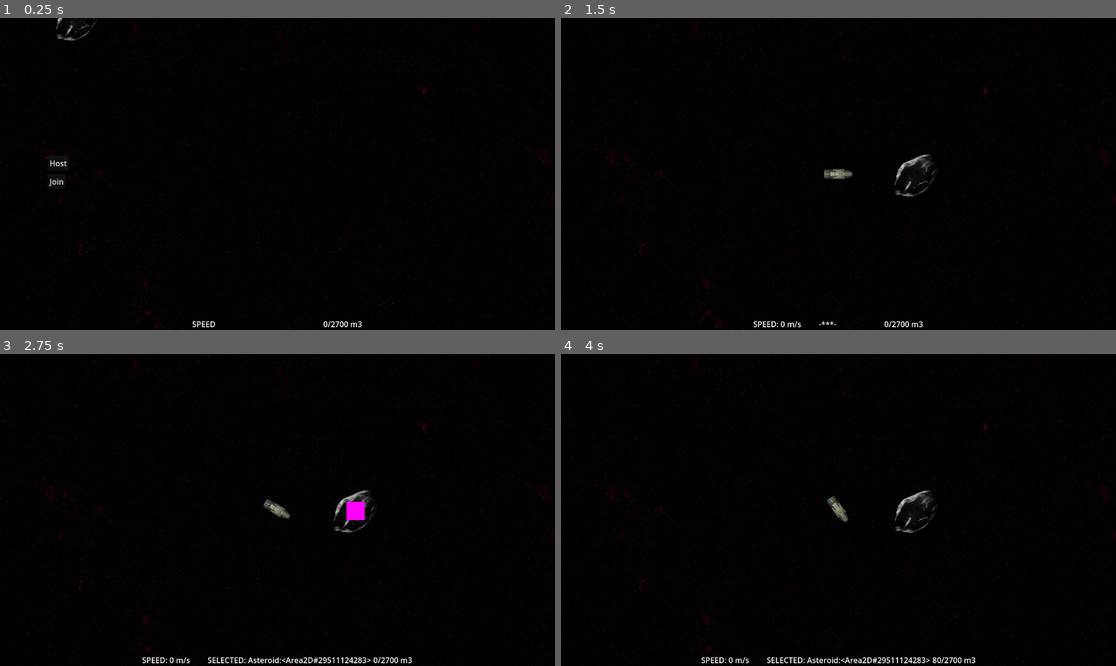
Above: before the commit, frames 1-4 (two rows, left to right).
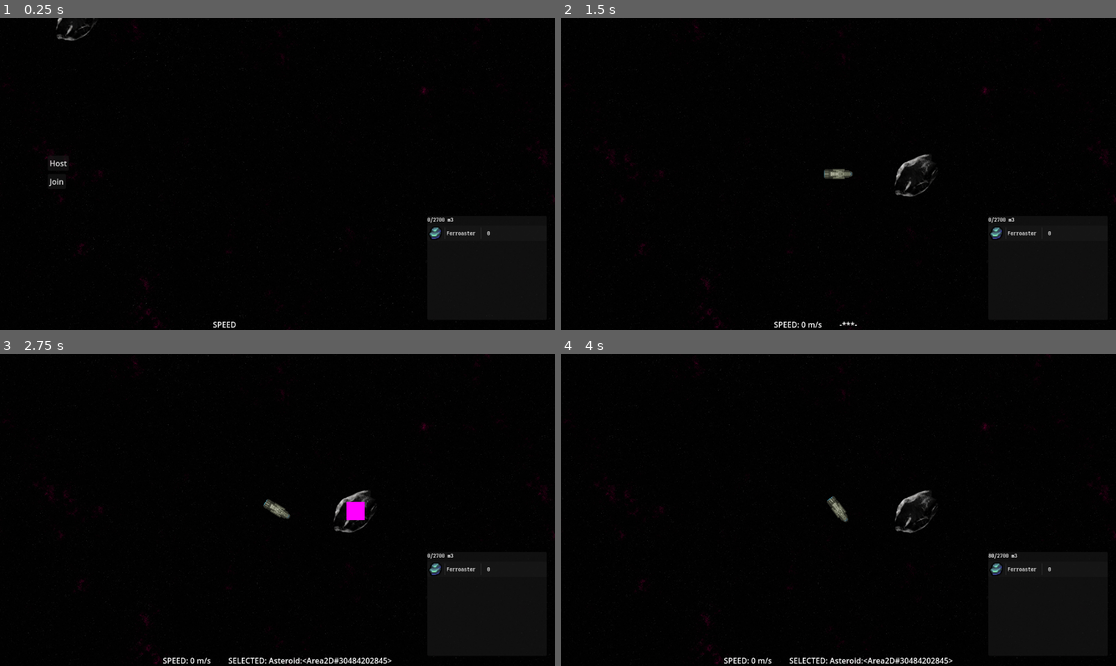
Above: after the commit, the same moments.

Repository: maxwelljens/fractalfrontiers
Game: Godot game, scene res://multi_test.tscn
Same seed, same stepped clock (60 frames per second), same inputs: the game is played once before the commit and once after it.
Inputs (mouse positions are in pixels of both pictures, inside the frame that each line leads up to):
- Up to frame 1 (0.25 s): no input
- Up to frame 2 (1.5 s): click (1049, 233) at 0.52 s; click "Host" at 1.25 s
- Up to frame 3 (2.75 s): tap Enter (ui_accept) at 2 s; move the mouse to (355, 510) at 2.02 s; hold D (right) from 2.03 s (still down); hold Enter (ui_accept) from 2.03 s (still down); click (355, 510) at 2.1 s
- Up to frame 4 (4 s): move the mouse to (727, 525) at 2.77 s; release D (right) at 2.78 s; release Enter (ui_accept) at 2.78 s; hold S (backward) 2.78-3.53 s; tap Enter (ui_accept) at 2.85, 3.02, 3.32, 3.5 s; click (727, 525) at 3.05 s; move the mouse to (894, 441) at 3.52 s; hold D (right) from 3.53 s (still down); hold Enter (ui_accept) from 3.53 s (still down); click (894, 441) at 3.6 s

The runs differ from the first frame. In frame 1, 0.4% of the frame differs, in the area x 34-89%, y 63-100%; in frame 2, 0.5%; in frame 3, 0.9%; in frame 4, 0.9%, in the area x 25-89%, y 63-100%.

Commit message:
master

Diff:
--- a/asteroid.tscn
+++ b/asteroid.tscn
@@ -5,6 +5,9 @@
 [ext_resource type="PackedScene" uid="uid://cy1vevbr2wdfw" path="res://nodes/selectable.tscn" id="3_41l7m"]
 
 [sub_resource type="SceneReplicationConfig" id="SceneReplicationConfig_i33a4"]
+properties/0/path = NodePath("Mineable:quantity")
+properties/0/spawn = true
+properties/0/replication_mode = 1
 
 [sub_resource type="CircleShape2D" id="CircleShape2D_a0ujn"]
 radius = 33.1913
--- a/multi_test.tscn
+++ b/multi_test.tscn
@@ -1,9 +1,27 @@
-[gd_scene load_steps=17 format=3 uid="uid://cop56vjof0q5y"]
+[gd_scene load_steps=22 format=3 uid="uid://cop56vjof0q5y"]
 
 [ext_resource type="Script" path="res://multitest.gd" id="1_gwi5h"]
 [ext_resource type="PackedScene" uid="uid://mfqv438mljqk" path="res://player.tscn" id="2_fhm7r"]
 [ext_resource type="PackedScene" uid="uid://bap2gxbilpq0k" path="res://asteroid.tscn" id="3_jd480"]
+[ext_resource type="FontFile" uid="uid://d4bjtil50nvm8" path="res://font/iosevka_ss15_semibold.ttf" id="4_bb16i"]
 [ext_resource type="Script" path="res://ui.gd" id="4_xe4qk"]
+[ext_resource type="Texture2D" uid="uid://fnxa5na6nnpr" path="res://art/icons.png" id="5_m8no2"]
+
+[sub_resource type="StyleBoxLine" id="StyleBoxLine_8n6li"]
+color = Color(0.164751, 0.164751, 0.164751, 1)
+grow_begin = -4.0
+grow_end = -4.0
+vertical = true
+
+[sub_resource type="Theme" id="Theme_gevro"]
+Label/font_sizes/font_size = 12
+Label/fonts/font = ExtResource("4_bb16i")
+VSeparator/constants/separation = 0
+VSeparator/styles/separator = SubResource("StyleBoxLine_8n6li")
+
+[sub_resource type="AtlasTexture" id="AtlasTexture_3shd1"]
+atlas = ExtResource("5_m8no2")
+region = Rect2(119, 125, 16, 16)
 
 [sub_resource type="Gradient" id="Gradient_g225v"]
 colors = PackedColorArray(0.0142752, 0.0142752, 0.0142752, 1, 0, 0, 0, 1)
@@ -90,7 +108,8 @@
 anchors_preset = 15
 anchor_right = 1.0
 anchor_bottom = 1.0
-offset_bottom = -1.0
+grow_horizontal = 2
+grow_vertical = 2
 alignment = 2
 
 [node name="HBoxContainer" type="HBoxContainer" parent="UI/Bottom"]
@@ -108,10 +127,67 @@
 custom_minimum_size = Vector2(132, 0)
 layout_mode = 2
 
-[node name="Cargo" type="Label" parent="UI/Bottom/HBoxContainer"]
+[node name="Inventory" type="PanelContainer" parent="UI"]
+anchors_preset = 3
+anchor_left = 1.0
+anchor_top = 1.0
+anchor_right = 1.0
+anchor_bottom = 1.0
+offset_left = -265.0
+offset_top = -237.0
+offset_right = -17.0
+offset_bottom = -21.0
+grow_horizontal = 0
+grow_vertical = 0
+theme = SubResource("Theme_gevro")
+
+[node name="VBoxContainer" type="VBoxContainer" parent="UI/Inventory"]
+layout_mode = 2
+
+[node name="Cargo" type="Label" parent="UI/Inventory/VBoxContainer"]
 unique_name_in_owner = true
 layout_mode = 2
 text = "0/2700 m3"
+
+[node name="List" type="ScrollContainer" parent="UI/Inventory/VBoxContainer"]
+layout_mode = 2
+size_flags_vertical = 3
+
+[node name="VBoxContainer" type="VBoxContainer" parent="UI/Inventory/VBoxContainer/List"]
+layout_mode = 2
+size_flags_horizontal = 3
+
+[node name="Entry" type="PanelContainer" parent="UI/Inventory/VBoxContainer/List/VBoxContainer"]
+layout_mode = 2
+
+[node name="GridContainer" type="HBoxContainer" parent="UI/Inventory/VBoxContainer/List/VBoxContainer/Entry"]
+layout_mode = 2
+
+[node name="Icon" type="TextureRect" parent="UI/Inventory/VBoxContainer/List/VBoxContainer/Entry/GridContainer"]
+texture_filter = 5
+custom_minimum_size = Vector2(32, 32)
+layout_mode = 2
+texture = SubResource("AtlasTexture_3shd1")
+stretch_mode = 5
+
+[node name="Separator" type="VSeparator" parent="UI/Inventory/VBoxContainer/List/VBoxContainer/Entry/GridContainer"]
+layout_mode = 2
+
+[node name="Name" type="Label" parent="UI/Inventory/VBoxContainer/List/VBoxContainer/Entry/GridContainer"]
+layout_mode = 2
+text = "Ferroaster"
+
+[node name="Separator2" type="VSeparator" parent="UI/Inventory/VBoxContainer/List/VBoxContainer/Entry/GridContainer"]
+custom_minimum_size = Vector2(16, 0)
+layout_mode = 2
+
+[node name="Amount" type="Label" parent="UI/Inventory/VBoxContainer/List/VBoxContainer/Entry/GridContainer"]
+layout_mode = 2
+text = "0"
+
+[node name="Button" type="Button" parent="UI/Inventory/VBoxContainer/List/VBoxContainer/Entry"]
+layout_mode = 2
+flat = true
 
 [node name="Host" type="Button" parent="UI"]
 unique_name_in_owner = true
--- a/nodes/mineable.gd
+++ b/nodes/mineable.gd
@@ -7,11 +7,9 @@
 @onready var parent_node: Node2D = get_parent()
 @onready var selectable_node: Selectable = parent_node.find_child("Selectable")
 
-func _ready() -> void:
-  print("Asteroid contains: %s" % items[type.to_lower()]["mineral"])
-
 func excavate(amount: int) -> Dictionary:
   quantity -= amount
+  print(quantity)
   if quantity <= 0:
     _destroy.rpc()
     return {type.to_lower(): quantity + amount}
--- a/nodes/rig.gd
+++ b/nodes/rig.gd
@@ -24,6 +24,13 @@
     else:
       cargo[key] = {"amount": to_add[key]}
 
+func get_cargo(metadata := false) -> Dictionary:
+  var cargo_get: Dictionary
+  if metadata: pass
+  for item in cargo:
+    cargo_get[item] = cargo[item]["amount"]
+  return cargo_get
+
 func get_cargo_volume() -> Dictionary:
   var cargo_volume: int
   for item in cargo:
--- a/nodes/selector.gd
+++ b/nodes/selector.gd
@@ -9,8 +9,6 @@
 
 func select(target: Node2D) -> void:
   selection = target
-  print("Selected: %s" % selection)
 
 func deselect() -> void:
-  print("Deselected")
   selection = null
--- a/ui.gd
+++ b/ui.gd
@@ -9,13 +9,15 @@
   get: return Selector.instance.selection
 var player: Player:
   get: return Player.instance
+var rig: Rig:
+  get: return player.rig
 
 func _ready() -> void:
   instance = self
 
 func _physics_process(_delta):
   if player == null: return
-  var cargo_info: Dictionary = player.rig.get_cargo_volume()
+  var cargo_info: Dictionary = rig.get_cargo_volume()
   ui_cargo.text = "%s/%s m3"  % [cargo_info["cargo_volume"], cargo_info["cargo_capacity"]]
   if selection is Node:
     ui_targets.text = "SELECTED: %s" % selection
Binary file added: art/icons.png
Not shown, added: art/icons.png.import
Binary file added: font/iosevka_ss15_semibold.ttf
Not shown, added: font/iosevka_ss15_semibold.ttf.import
Binary file added: font/iosevka_ss15_semibold_italic.ttf
Not shown, added: font/iosevka_ss15_semibold_italic.ttf.import
Binary file added: font/iosevka_ss15_semibold_oblique.ttf
Not shown, added: font/iosevka_ss15_semibold_oblique.ttf.import
